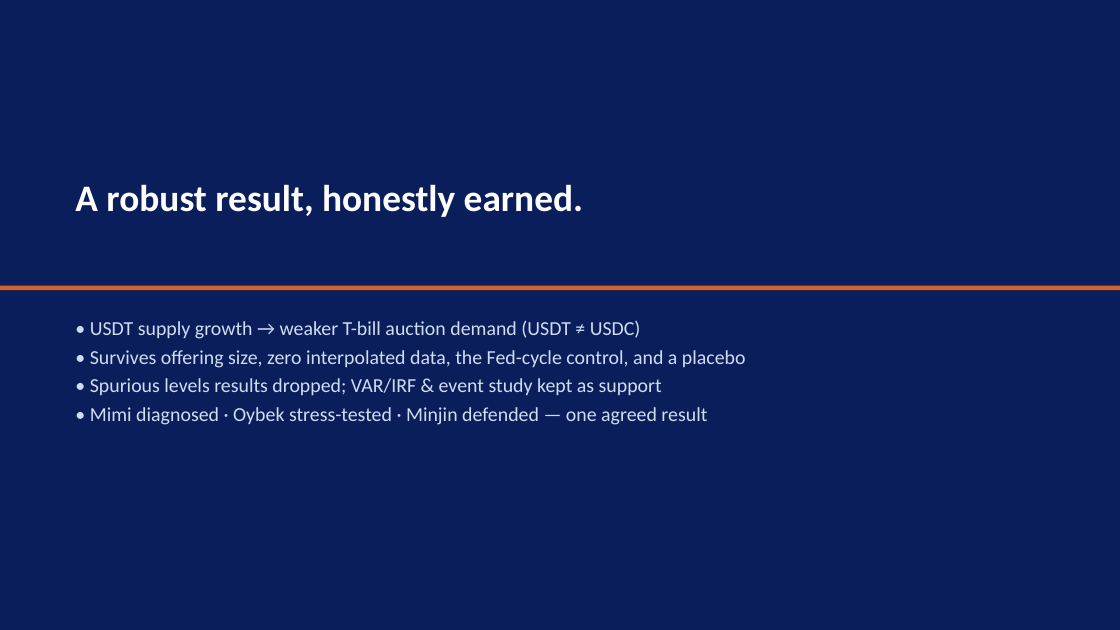
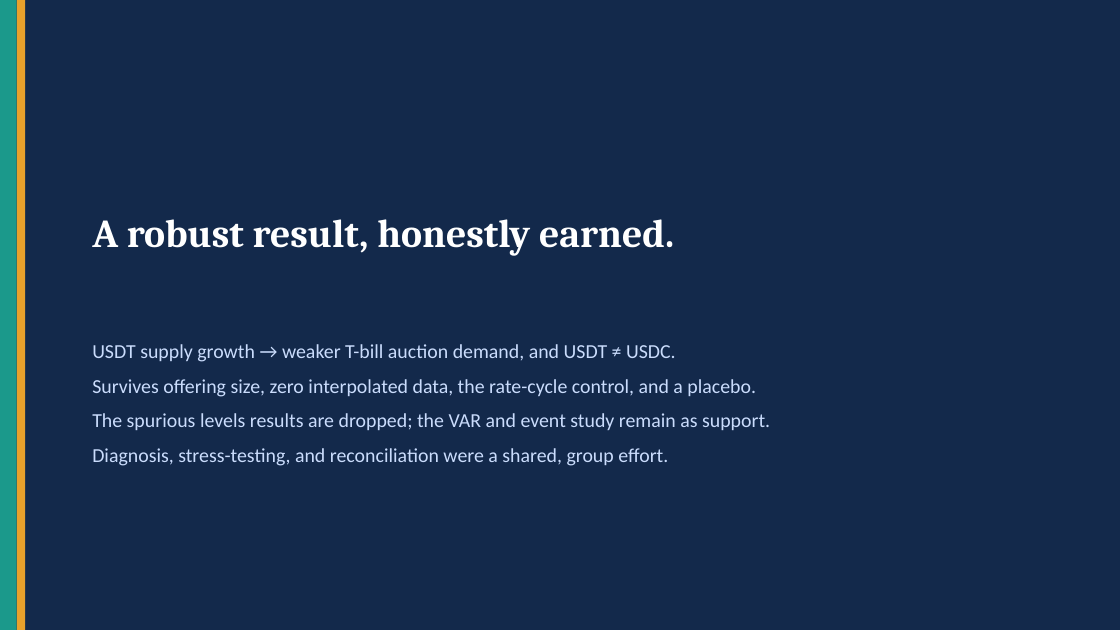
Before and after one commit to kimmireu0921/Stablecoins-and-the-Exorbitant-Privilege, a slide deck: slide 15 of Oybek_updates/FINAL_Stablecoin_Privilege.pptx (slide 10 before the commit). Drawn at 1120x630 pixels with LibreOffice and Linux fonts; fonts in the diff are those of the drawing. Boxes give left, top, right and bottom in pixels: in the first picture for what was removed or moved away, otherwise in the second. Text is boxed around its words. In the diff, an @@ line names an element or a change of style, - is before the commit and + after.

```diff
--- a/Oybek_updates/FINAL_Stablecoin_Privilege.pptx
+++ b/Oybek_updates/FINAL_Stablecoin_Privilege.pptx
@@ rectangle at (x1=0, y1=0, x2=1120, y2=630): fill #0A1E5C to #13294B @@
@@ rectangle added at (x1=0, y1=0, x2=17, y2=630), fill #1B998B @@
@@ rectangle added at (x1=17, y1=0, x2=25, y2=630), fill #E8A12C @@
@@ text "A robust result, honestly earned." moved from (x1=75, y1=184, x2=583, y2=217) to (x1=92, y1=219, x2=674, y2=256) @@
@@ text "A robust result, honestly earned." at (x1=92, y1=219, x2=674, y2=256): size 32 to 34 pt, font Calibri to Cambria @@
@@ rectangle removed at (x1=0, y1=286, x2=1120, y2=291) @@
@@ text at (x1=92, y1=344, x2=770, y2=466): text changed; text colour #CFDDF0 to #CADCFC @@
-• USDT supply growth → weaker T-bill auction demand (USDT ≠ USDC)
-• Survives offering size, zero interpolated data, the Fed-cycle control, and a placebo
-• Spurious levels results dropped; VAR/IRF & event study kept as support
-• Mimi diagnosed · Oybek stress-tested · Minjin defended — one agreed result
+USDT supply growth → weaker T-bill auction demand, and USDT ≠ USDC.
+Survives offering size, zero interpolated data, the rate-cycle control, and a placebo.
+The spurious levels results are dropped; the VAR and event study remain as support.
+Diagnosis, stress-testing, and reconciliation were a shared, group effort.
```
Also in this commit, not shown: 5 other slides changed, 9 slides added, 4 slides removed, 2 other files.
